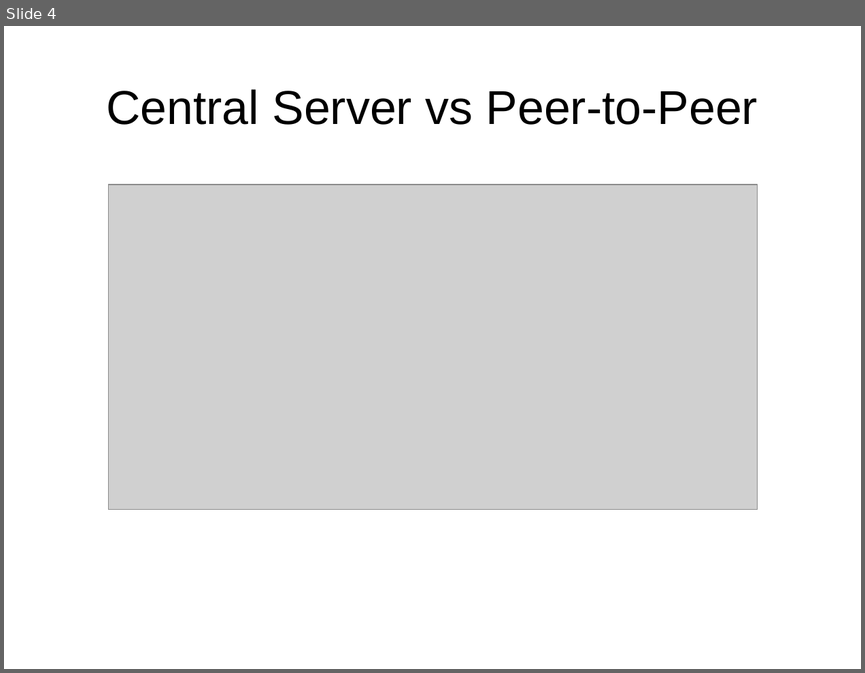
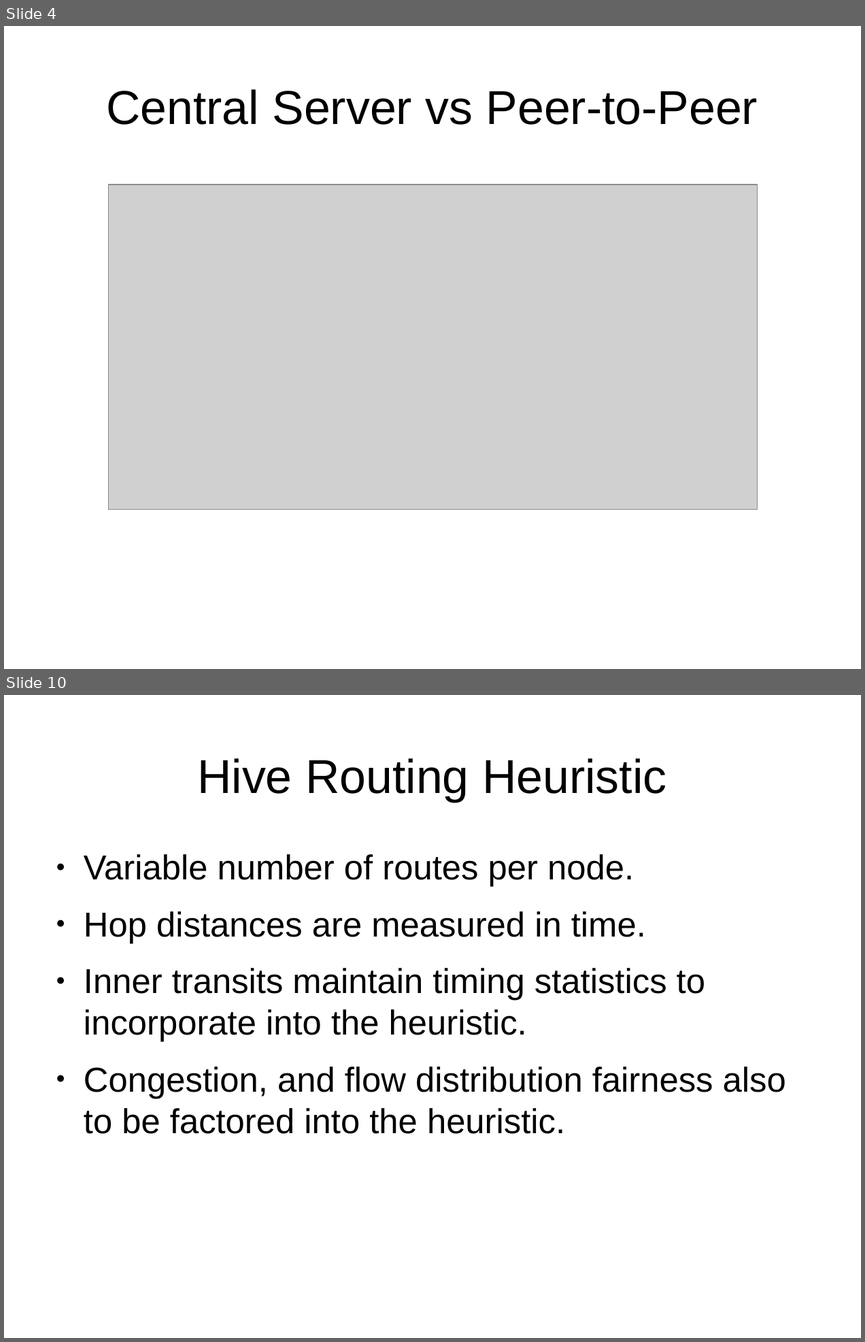
Before and after one commit to 8bitgeek/hive, a slide deck: docs/hive-slides.odp. Shown one above the other, each under a label of ours: slide 4 before the commit, slides 4 and 10 after it; the slides between them are not shown. The pictures are 865x673 and 865x1342 pixels, drawn with LibreOffice and Linux fonts; fonts in the diff are those of the drawing; grey boxes stand for pictures; background and template pictures are left out. Boxes give left, top, right and bottom in pixels: in the first picture for what was removed or moved away, otherwise in the second. Text is boxed around its words. In the diff, an @@ line names an element or a change of style, - is before the commit and + after.

```diff
--- a/docs/hive-slides.odp
+++ b/docs/hive-slides.odp
@@ slide 10 added at [4, 695, 861, 1338], background #FFFFFF @@
@@ title added at [197, 758, 667, 802], 44 pt, text #000000 @@
+Hive Routing Heuristic
@@ text added at [84, 854, 786, 1134], 32 pt, text #000000 @@
+● Variable number of routes per node.
+● Hop distances are measured in time.
+● Inner transits maintain timing statistics to incorporate into the heuristic.
+● Congestion, and flow distribution fairness also to be factored into the heuristic.
```
Also in this commit, not shown: 2 slides changed, 5 other slides added.
